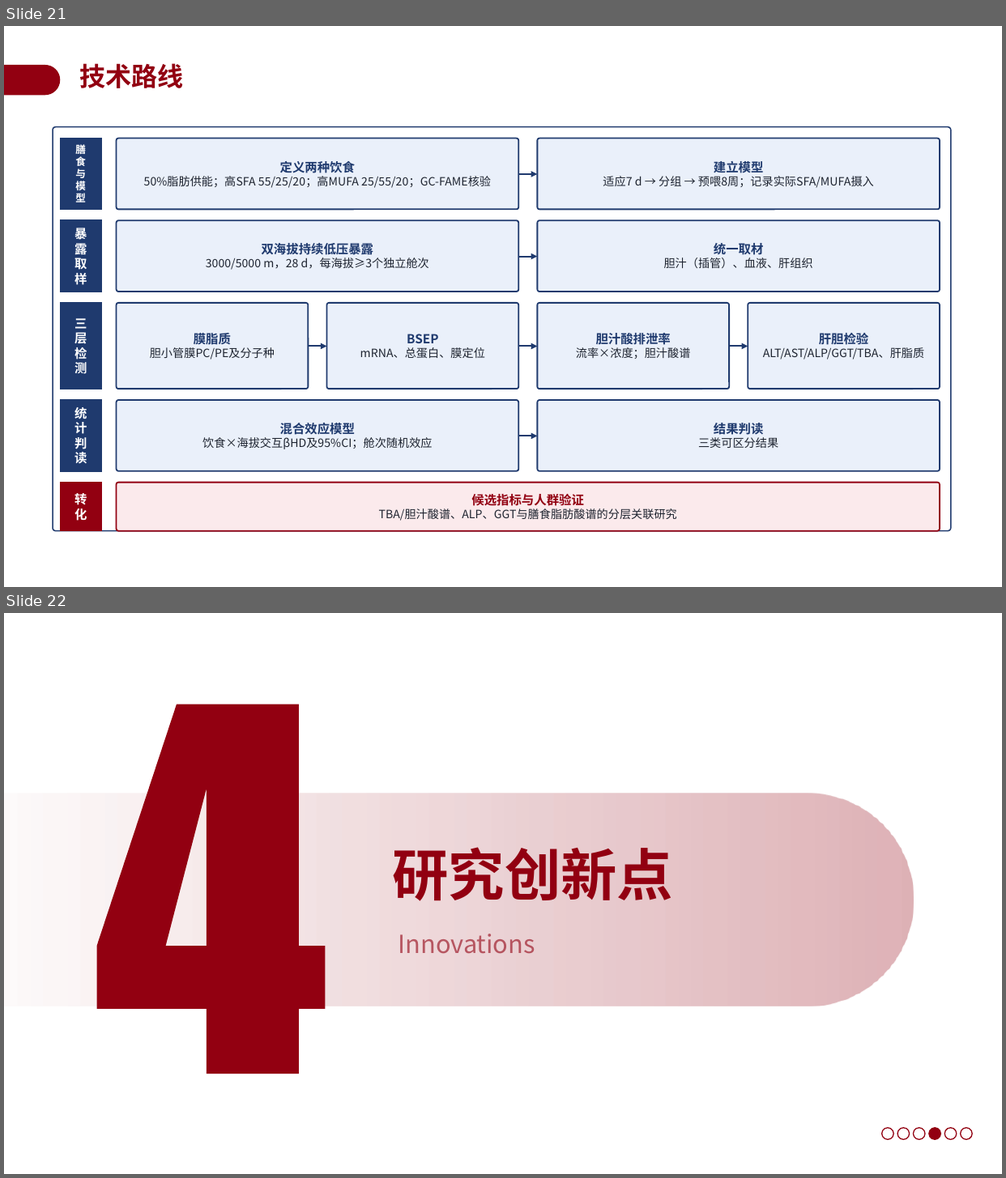
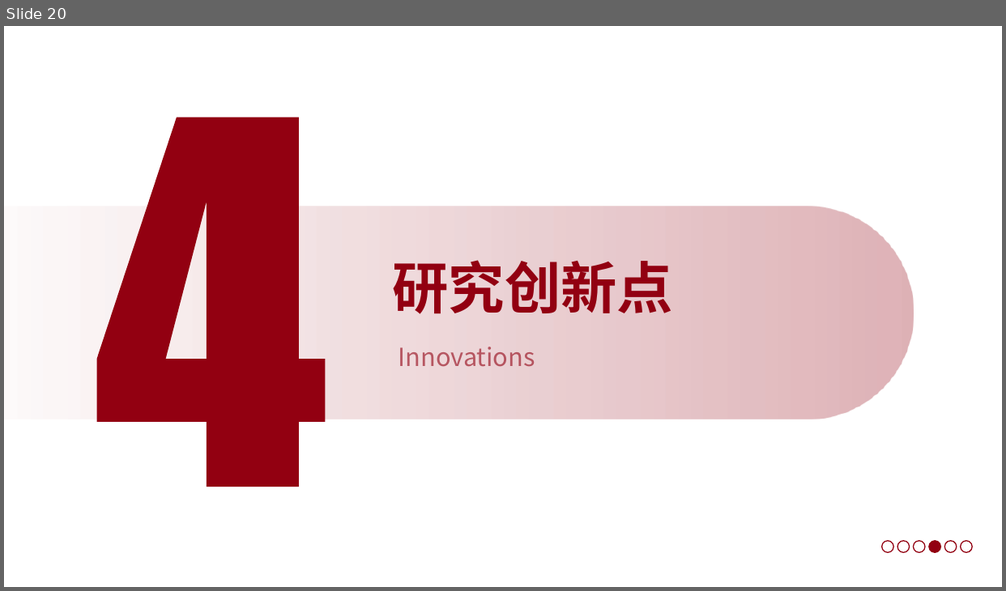
Before and after one commit to a854589274-afk/1, a slide deck: 开题答辩PPT_BSEP高原低压低氧.pptx. Shown one above the other, each under a label of ours: slides 21 and 22 before the commit, slide 20 after it. The pictures are 1006x1178 and 1006x591 pixels, drawn with LibreOffice and Linux fonts; fonts in the diff are those of the drawing; background and template pictures are left out. Boxes give left, top, right and bottom in pixels: in the first picture for what was removed or moved away, otherwise in the second. Text is boxed around its words. In the diff, an @@ line names an element or a change of style, - is before the commit and + after.

```diff
--- a/开题答辩PPT_BSEP高原低压低氧.pptx
+++ b/开题答辩PPT_BSEP高原低压低氧.pptx
@@ slide 21 removed at (4,26,1002,587), background #FFFFFF @@
@@ freeform shape removed at (4,65,60,95) @@
@@ text removed at (80,63,184,88) @@
-技术路线
@@ group removed at (53,127,951,531): 12 rounded rectangles, 6 arrows, 5 rectangles @@
-膳
-食
-与
-模
-型
-定义两种饮食
-50%脂肪供能；高SFA 55/25/20；高MUFA 25/55/20；GC-FAME核验
-建立模型
-适应7 d → 分组 → 预喂8周；记录实际SFA/MUFA摄入
-暴
-露
-取
-样
-双海拔持续低压暴露
-3000/5000 m，28 d，每海拔≥3个独立舱次
-统一取材
-胆汁（插管）、血液、肝组织
-三
-层
-检
-测
-膜脂质
-胆小管膜PC/PE及分子种
-BSEP
-mRNA、总蛋白、膜定位
-胆汁酸排泄率
-流率×浓度；胆汁酸谱
-肝胆检验
-ALT/AST/ALP/GGT/TBA、肝脂质
-统
-计
-判
-读
-混合效应模型
-饮食×海拔交互βHD及95%CI；舱次随机效应
-结果判读
-三类可区分结果
-转
-化
-候选指标与人群验证
-TBA/胆汁酸谱、ALP、GGT与膳食脂肪酸谱的分层关联研究
@@ what was slide 22 is now slide 20 @@
```
Also in this commit, not shown: 2 slides changed, 16 slides added, 17 other slides removed.
